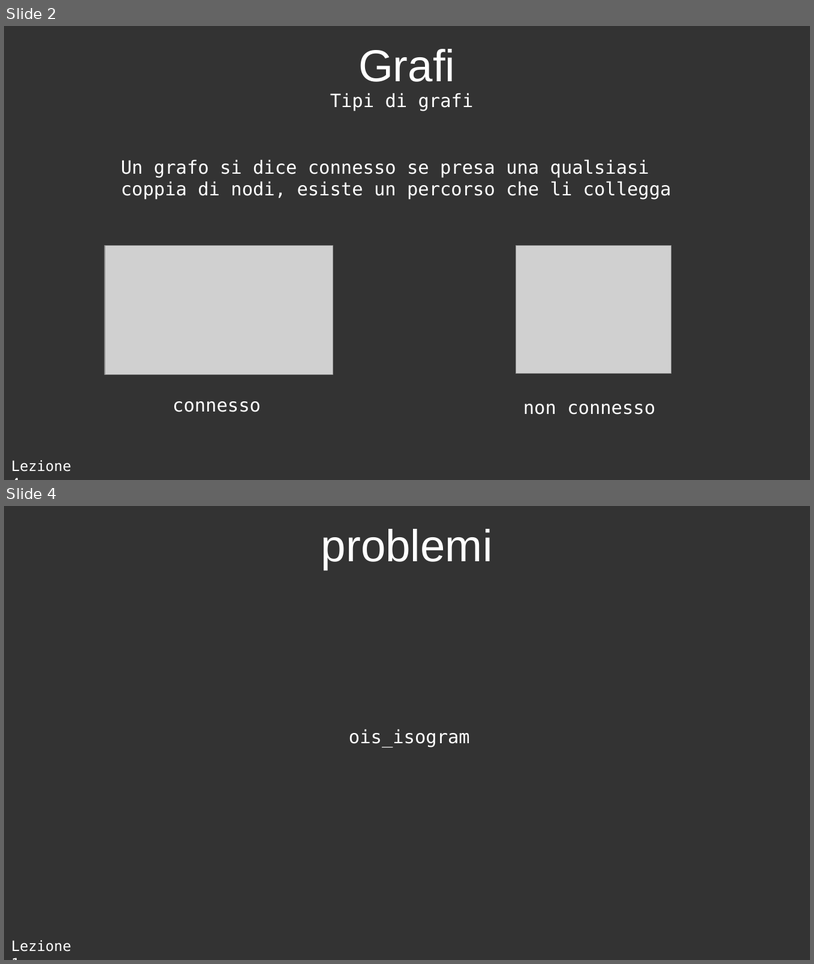
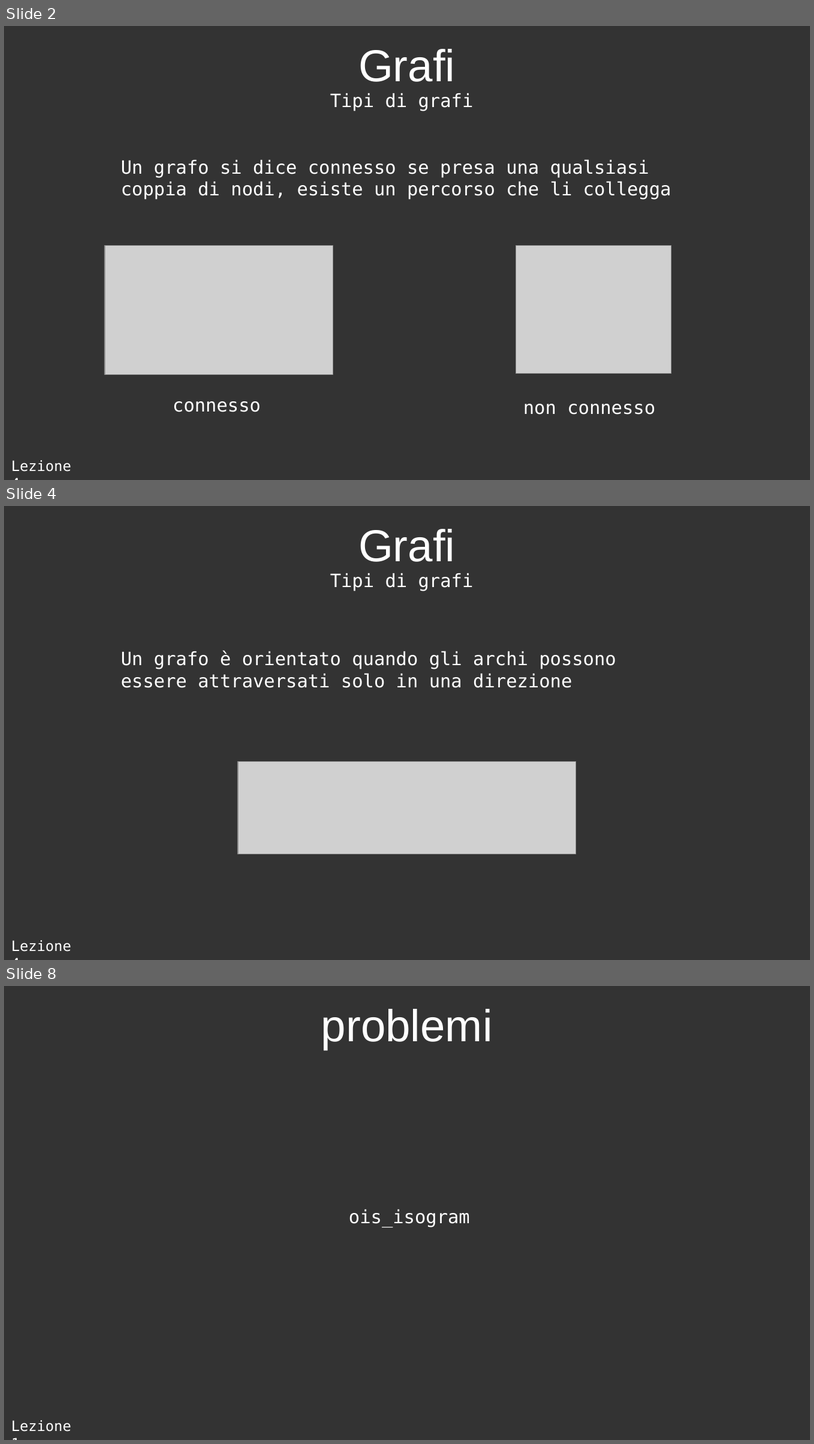
Before and after one commit to GioBigno/corso-CP, a slide deck: lezione_4/slide/presentazione.odp. Shown one above the other, each under a label of ours: slides 2 and 4 before the commit, slides 2, 4 and 8 after it; the slides between them are not shown. The pictures are 814x964 and 814x1444 pixels, drawn with LibreOffice and Linux fonts; fonts in the diff are those of the drawing; grey boxes stand for pictures. Boxes give left, top, right and bottom in pixels: in the first picture for what was removed or moved away, otherwise in the second. Text is boxed around its words. In the diff, an @@ line names an element or a change of style, - is before the commit and + after.

Commit message:
lezione_4

```diff
--- a/lezione_4/slide/presentazione.odp
+++ b/lezione_4/slide/presentazione.odp
@@ slide 4 added at (4, 506, 810, 960), background #333333 @@
@@ title added at (359, 529, 455, 562), 44 pt, text #FFFFFF @@
+Grafi
@@ text added at (330, 573, 474, 591), 18 pt, text #FFFFFF @@
+Tipi di grafi
@@ text added at (121, 651, 616, 688), 18 pt, text #FFFFFF @@
+Un grafo è orientato quando gli archi possono essere attraversati solo in una direzione
@@ picture added at (238, 762, 576, 853) @@
@@ text added at (11, 940, 71, 951), 14 pt, text #FFFFFF @@
+Lezione 4
@@ what was slide 4 is now slide 8 @@
```
Also in this commit, not shown: 1 slide changed, 3 other slides added, 11 other files.
